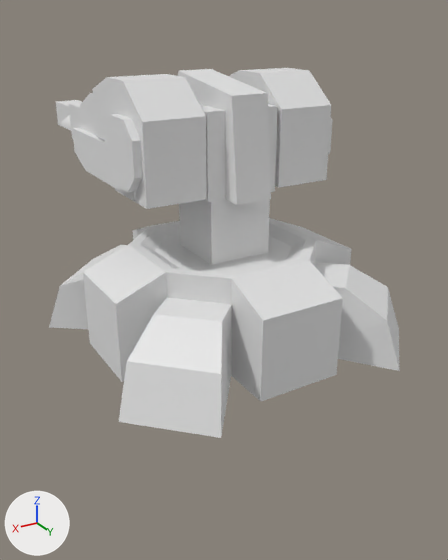
The FBX model art/original_models/L_t1_turret_adv.FBX: old version first, new version second.
Before and after are seen from a 50 mm camera at (12.7, 21.3, 12.9) aimed at (-0.5, -0.6, 1.9). Every picture has the same lights, and +X, +Y and +Z are marked at lower left.
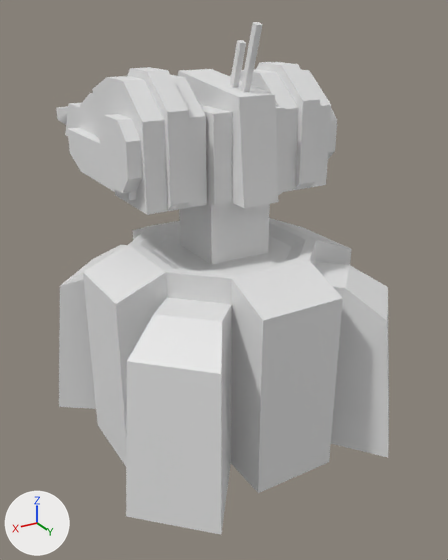
Changed parts and their boxes (x1, y1, x2, y2) in the pictures (448 x 560 px; the box of a moved part takes in the faces that stretch with it):
'Mesh', reshaped (39% taller)
    before: (49, 68, 400, 438)
    after: (56, 22, 389, 535)
part 1 of me_mesh, moved or reshaped
    before: (104, 114, 332, 192)
    after: (99, 108, 337, 193)
part 2 of me_mesh, moved or reshaped
    before: (56, 69, 331, 209)
    after: (56, 22, 331, 215)
part 3 of me_mesh, added
    after: (59, 231, 389, 535)

The change in detail:
me_mesh is used by ob_mesh; location (0.0, 0.0, 0.0).
me_mesh had 256 vertices, 472 faces and spanned x -6.7..6.7, y -10.7..6.7, z -0.1..10.8.
me_mesh now has 304 vertices, 530 faces and spans x -6.7..6.7, y -10.7..6.7, z -4.4..12.6.
me_mesh part 1: the loose piece of 16 vertices spanning x -4.5..4.4, y -1.3..1.3, z 6.9..9.5 is scaled about its middle by (1.05, 1, 1).
me_mesh part 2: 9 vertices moved from x -3.5..3.8, y -10.7..1.4, z 6.3..8.8 to x -3.5..4.4, y -10.7..1.9, z 7.2..9.7; 41 vertices removed from x -4.3..4.1, y -10.7..2.3, z 6.3..10.2; 89 vertices added at x -4.5..4.4, y -10.7..2.8, z 6.3..12.6.
me_mesh part 3: 24 vertices added at x -6.7..6.7, y -6.7..6.7, z -4.4.
